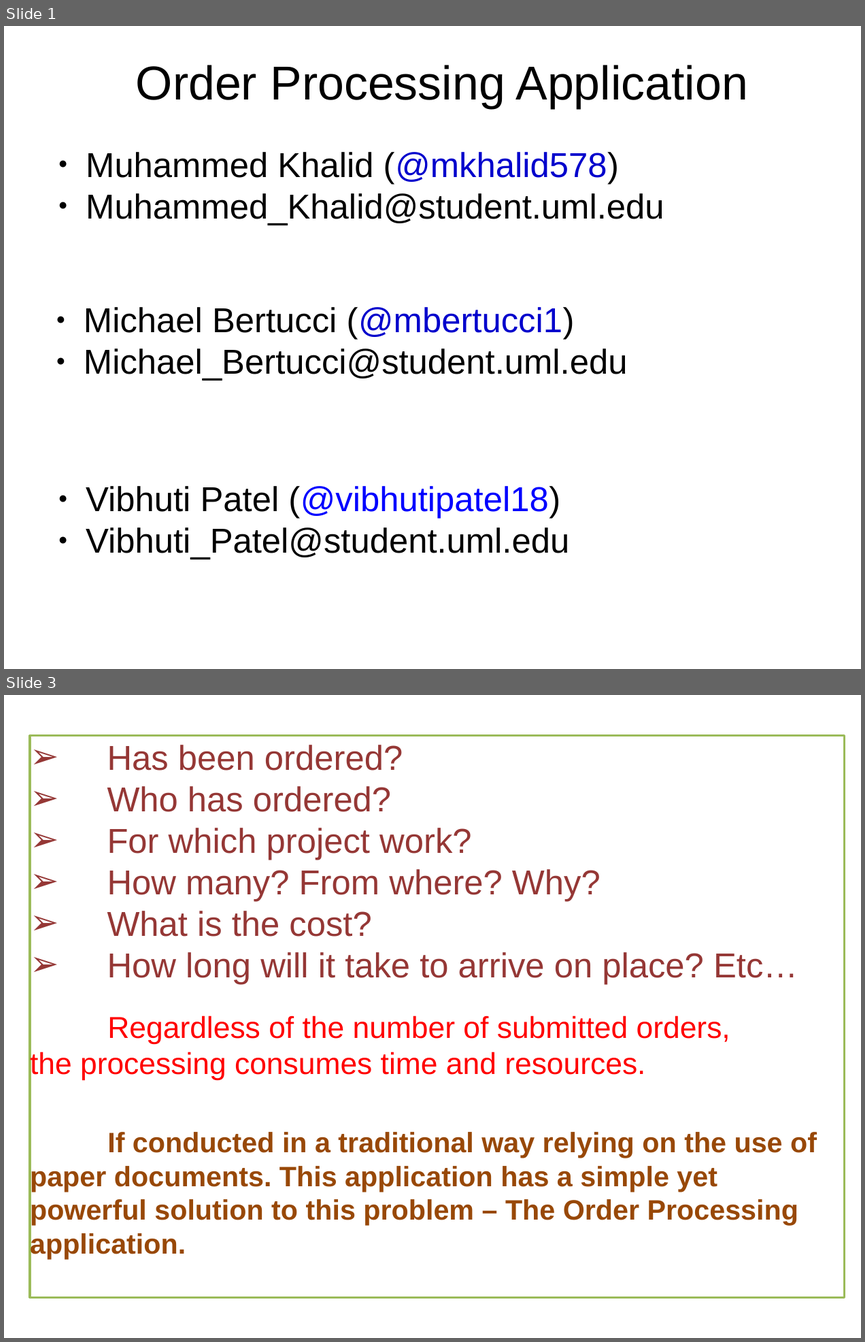
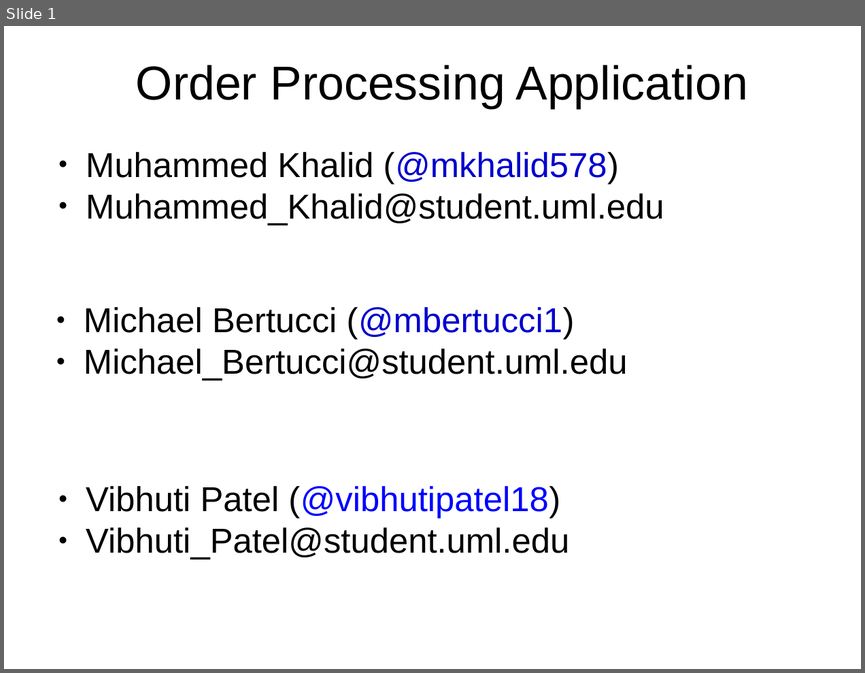
Before and after one commit to mkhalid578/orderProcessing, a slide deck: Project_Proposal.pptx. Shown one above the other, each under a label of ours: slides 1 and 3 before the commit, slide 1 after it; the slides between them are not shown. The pictures are 865x1342 and 865x673 pixels, drawn with LibreOffice and Linux fonts; fonts in the diff are those of the drawing. Boxes give left, top, right and bottom in pixels: in the first picture for what was removed or moved away, otherwise in the second. Text is boxed around its words. In the diff, an @@ line names an element or a change of style, - is before the commit and + after.

```diff
--- a/Project_Proposal.pptx
+++ b/Project_Proposal.pptx
@@ slide 3 removed at (x1=4, y1=695, x2=861, y2=1338), background #FFFFFF @@
@@ rectangle removed at (x1=30, y1=735, x2=844, y2=1297) @@
-➢ Has been ordered?
-➢ Who has ordered?
-➢ For which project work?
-➢ How many? From where? Why?
-➢ What is the cost?
-➢ How long will it take to arrive on place? Etc…
-Regardless of the number of submitted orders, the processing consumes time and resources.
-If conducted in a traditional way relying on the use of paper documents. This application has a simple yet powerful solution to this problem – The Order Processing application.
```
Also in this commit, not shown: 6 slides changed, 1 slide added, 1 other slide removed.
